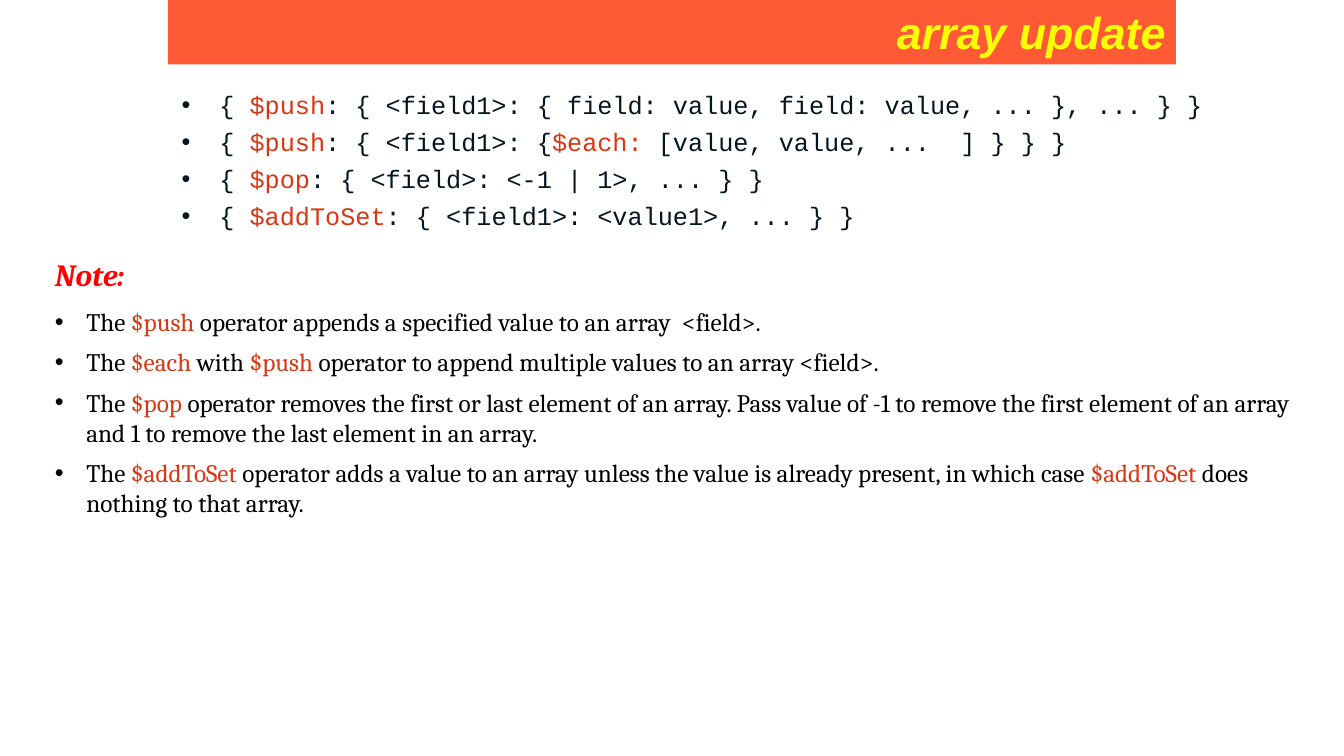
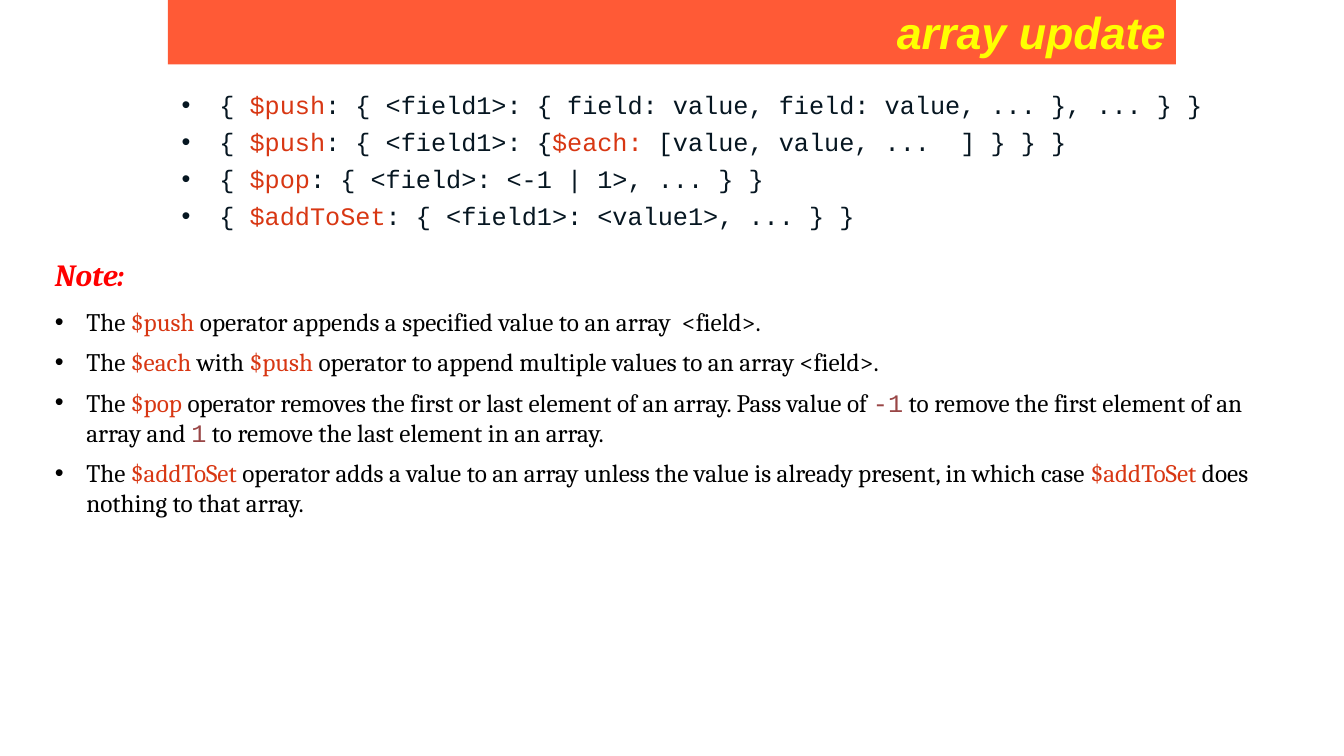
Before and after one commit to Saleel-Bagde/PPT-s, a slide deck: slide 124 of MongoDB PPT.pptx. Drawn at 1344x756 pixels with LibreOffice and Linux fonts; fonts in the diff are those of the drawing. Boxes give left, top, right and bottom in pixels: in the first picture for what was removed or moved away, otherwise in the second. Text is boxed around its words. In the diff, an @@ line names an element or a change of style, - is before the commit and + after.

```diff
--- a/MongoDB PPT.pptx
+++ b/MongoDB PPT.pptx
@@ text at (86,393,1242,448): font Cambria to Courier New, text colour #000000 to #994646 in "-1 1" @@
```
Also in this commit, not shown: 4 other slides changed, 2 slides added.
